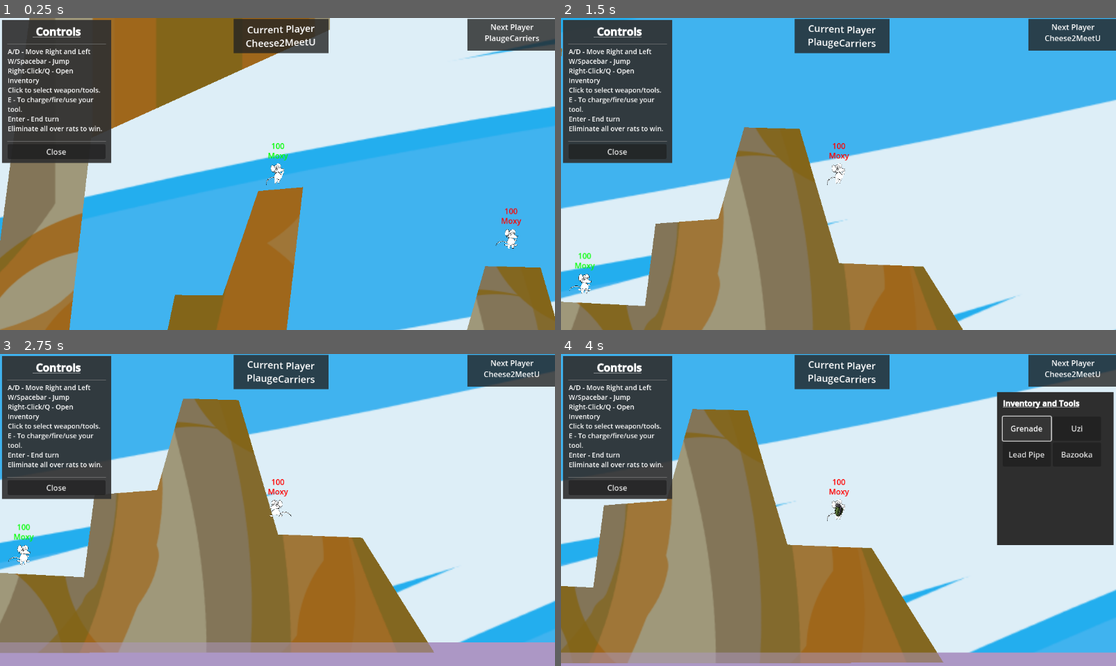
Above: before the commit, frames 1-4 (two rows, left to right).
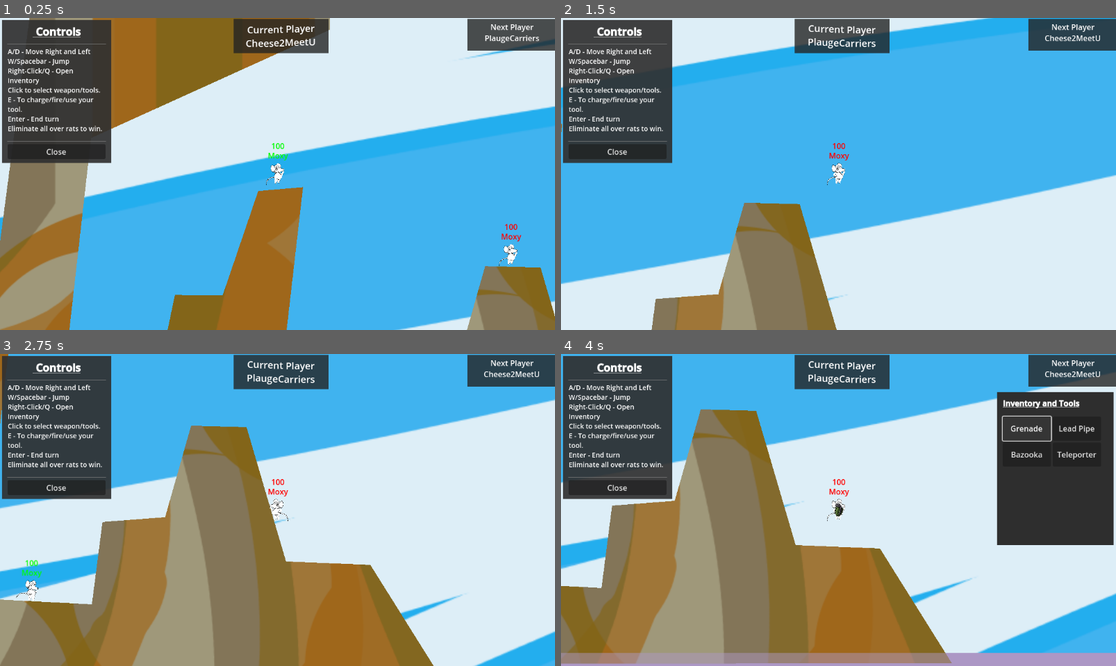
Above: after the commit, the same moments.

Repository: malceore/LD56
Game: Godot game, scene res://scenes/battle_ground/battle_ground.tscn
Two runs of this game, one before a commit and one after it. Both use one fixed random seed, a clock stepped at 60 frames per second and the inputs below.
Inputs (mouse positions are in pixels of both pictures, inside the frame that each line leads up to):
- Up to frame 1 (0.25 s): no input
- Up to frame 2 (1.5 s): tap Enter (Skip_Turn) at 0.5 s; move the mouse to (960, 158) at 0.52 s; hold E (Shoot) 0.53-1.28 s; hold D (Move_Right) from 0.53 s (still down); click (960, 158) at 0.67 s; tap Space (Jump) at 0.77, 0.8, 1.07, 1.35 s; move the mouse to (727, 189) at 1.27 s; click (727, 189) at 1.42 s
- Up to frame 3 (2.75 s): tap Space (Jump) at 1.52, 1.82, 2.3 s; tap E (Shoot) at 1.55 s; move the mouse to (333, 441) at 2.02 s; release D (Move_Right) at 2.03 s; hold A (Move_Left) from 2.03 s (still down); hold E (Shoot) from 2.03 s (still down); click (333, 441) at 2.17 s
- Up to frame 4 (4 s): move the mouse to (810, 572) at 2.77 s; release A (Move_Left) at 2.78 s; release E (Shoot) at 2.78 s; hold D (Move_Right) 2.78-3.5 s; tap Q at 2.85 s; click (810, 572) at 2.92 s; tap Space (Jump) at 3.02, 3.32 s; tap E (Shoot) at 3.05 s; click "Grenade" at 3.5 s

The runs differ from the first frame. In frame 1, 0.3% of the frame differs, in the area x 89-94%, y 60-80%; in frame 2, 43%, in the area x 0-100%, y 0-100%; in frame 3, 29%; in frame 4, 9.5%.

Commit message:
made terrain deformable, thanks out of date tutorial for my hair loss, added teleporter, removed uzi button.

Diff:
--- a/scenes/battle_ground/battle_ground.gd
+++ b/scenes/battle_ground/battle_ground.gd
@@ -70,7 +70,6 @@
 	var next_spawn_index = 0
 	for player in turn_handler.players:
 		for mouse in player.mice:
-			print_debug(mouse.name)
 			add_child(mouse)
 			mouse.position = spawn_points[next_spawn_index].position
 			next_spawn_index += 1
--- a/scenes/character/character.gd
+++ b/scenes/character/character.gd
@@ -25,7 +25,6 @@
 	if not dead:
 		health -= damage
 		health_label.text = labelBoilerplate + str(health)
-		print_debug("Ouchie!")
 		if health <= 0:
 			die()
 
@@ -64,29 +63,29 @@
 
 
 func _physics_process(delta):
-
-	if active and !dead:
+	if !dead:
 		if not is_on_floor():
 			velocity.y += gravity * delta
 			sprite_ap.play("jump")
 		else:
 			sprite_ap.play("idle")
 
-		# Handle Movement Controls
-		if Input.is_action_just_pressed("Jump") and is_on_floor():
-			velocity.y = JUMP_VELOCITY
-		var direction = Input.get_axis("Move_Left", "Move_Right")
-		if direction:
-			velocity.x = direction * SPEED
-		else:
-			velocity.x = move_toward(velocity.x, 0, SPEED)
+		if active:
+			# Handle Movement Controls
+			if Input.is_action_just_pressed("Jump") and is_on_floor():
+				velocity.y = JUMP_VELOCITY
+			var direction = Input.get_axis("Move_Left", "Move_Right")
+			if direction:
+				velocity.x = direction * SPEED
+			else:
+				velocity.x = move_toward(velocity.x, 0, SPEED)
 
-		# Handle Animation
-		if velocity.x != 0:
-			sprite_ap.play("scurry")
+			# Handle Animation
+			if velocity.x != 0:
+				sprite_ap.play("scurry")
 
-		if velocity.y != 0:
-			sprite_ap.play("jump")
+			if velocity.y != 0:
+				sprite_ap.play("jump")
 
 		# Handle Sprite Direction
 		if velocity.x < 0:
--- a/scenes/character/character.tscn
+++ b/scenes/character/character.tscn
@@ -43,3 +43,13 @@
 offset_bottom = -45.0
 bbcode_enabled = true
 text = "[center]Health"
+
+[node name="PowerGauge" type="ProgressBar" parent="."]
+visible = false
+modulate = Color(0.886275, 0.160784, 0.384314, 0.870588)
+offset_left = -33.0
+offset_top = -77.0
+offset_right = 33.0
+offset_bottom = -68.0
+max_value = 1.0
+show_percentage = false
--- a/scenes/game_summary/game_summary.gd
+++ b/scenes/game_summary/game_summary.gd
@@ -8,4 +8,5 @@
 
 func _on_button_pressed():
 	Globals.match_setup_data = {}
+	get_tree().paused = false
 	get_tree().change_scene_to_file("res://scenes/match_select_menu/match_select_menu.tscn")
--- a/scenes/inventory/inventory.gd
+++ b/scenes/inventory/inventory.gd
@@ -4,6 +4,7 @@
 const bazooka = preload("res://scenes/weapons/bazooka/bazooka.tscn")
 const uzi = preload("res://scenes/weapons/grenade/grenade.tscn")
 const lead_pipe = preload("res://scenes/weapons/grenade/grenade.tscn")
+const teleporter = preload("res://scenes/weapons/teleporter/teleporter.tscn")
 
 
 func _input(event):
@@ -21,3 +22,6 @@
 
 func _on_button_4_pressed():
 	get_parent().get_parent().active_character.change_weapon(bazooka.instantiate())
+
+func _on_button_5_pressed():
+	get_parent().get_parent().active_character.change_weapon(teleporter.instantiate())
--- a/scenes/inventory/inventory.tscn
+++ b/scenes/inventory/inventory.tscn
@@ -39,6 +39,7 @@
 text = "Grenade"
 
 [node name="Button2" type="Button" parent="MarginContainer/VBoxContainer/GridContainer"]
+visible = false
 custom_minimum_size = Vector2(100, 50)
 layout_mode = 2
 text = "Uzi"
@@ -53,5 +54,12 @@
 layout_mode = 2
 text = "Bazooka"
 
+[node name="Button5" type="Button" parent="MarginContainer/VBoxContainer/GridContainer"]
+custom_minimum_size = Vector2(100, 50)
+layout_mode = 2
+text = "Teleporter"
+
 [connection signal="pressed" from="MarginContainer/VBoxContainer/GridContainer/Button" to="." method="_on_button_pressed"]
 [connection signal="pressed" from="MarginContainer/VBoxContainer/GridContainer/Button4" to="." method="_on_button_4_pressed"]
+[connection signal="pressed" from="MarginContainer/VBoxContainer/GridContainer/Button5" to="." method="_on_button_4_pressed"]
+[connection signal="pressed" from="MarginContainer/VBoxContainer/GridContainer/Button5" to="." method="_on_button_5_pressed"]
--- a/scenes/terrian/terrian.gd
+++ b/scenes/terrian/terrian.gd
@@ -2,8 +2,16 @@
 
 
 @onready var spawn_points = $SpawnPoints.get_children()
+@onready var terrain_polygons = $StaticBody2D/Polygon2D
+@onready var graphic_polygons = $Polygon2D
 
 
 func _on_water_body_entered(body:Node2D):
 	if body.has_method("die"):
 		body.die()
+
+func clip(poly):
+	var offset_poly = Transform2D(0, poly.global_position) * poly.polygon
+	var res = Geometry2D.clip_polygons(terrain_polygons.polygon, offset_poly)
+	graphic_polygons.polygon = res[0]
+	terrain_polygons.set_deferred("polygon", res[0])
--- /dev/null
+++ b/scenes/test_clipping/cliptest.gd
@@ -0,0 +1,29 @@
+extends Node2D
+
+@onready var terrain_polygons = $StaticBody2D/Polygon2D
+@onready var graphic_polygons = $Polygon2D
+@onready var clipped_polygons = $ClippedPolygons
+
+func clip(poly):
+	# var offset_poly = Polygon2D.new()
+	# var new_values = []
+	# for point in poly.polygon:
+	# 	#print(point + poly.global_position)
+	# 	new_values.append(point + poly.global_position)
+	var offset_poly = Transform2D(0, poly.global_position) * poly.polygon
+	# print(poly.polygon)
+	# print(offset_poly)
+
+	# offset_poly.polygon = PackedVector2Array(new_values)
+	var res = Geometry2D.clip_polygons(graphic_polygons.polygon, offset_poly)
+	print(res[0])
+	print(graphic_polygons.polygon)
+	graphic_polygons.polygon = res[0]
+	terrain_polygons.set_deferred("polygon", res)
+
+
+func _on_button_pressed():
+	clip(clipped_polygons)
+
+func _on_button_2_pressed():
+	get_tree().reload_current_scene()
--- /dev/null
+++ b/scenes/test_clipping/cliptest.tscn
@@ -0,0 +1,43 @@
+[gd_scene load_steps=3 format=3 uid="uid://1jtw37ctkdpx"]
+
+[ext_resource type="Texture2D" uid="uid://bcfdng8yv6u8h" path="res://scenes/terrian/terrian_texture_3.png" id="1_bhn1i"]
+[ext_resource type="Script" path="res://scenes/test_clipping/cliptest.gd" id="1_cke0d"]
+
+[node name="Cliptest" type="Node2D"]
+script = ExtResource("1_cke0d")
+
+[node name="StaticBody2D" type="StaticBody2D" parent="."]
+collision_layer = 3
+collision_mask = 3
+
+[node name="Polygon2D" type="CollisionPolygon2D" parent="StaticBody2D"]
+polygon = PackedVector2Array(-437, 662, -344, 180, -246, 188, -215, 357, -22, 192, 118, 188, -157, 561, 89, 544, 296, 536, 432, 379, 365, 97, 454, 90, 538, -549, 784, -592, 877, -439, 1140, -418, 1140, -359, 644, -134, 573, 494, 758, 481, 818, 192, 917.027, 193.104, 991, -24, 1084, -32, 1024, 491, 1256, 503, 1278, 332, 1408, 322, 1462, 132, 1577, 135, 1659, 414, 1834, 421, 1983, 659)
+
+[node name="Polygon2D" type="Polygon2D" parent="."]
+texture = ExtResource("1_bhn1i")
+texture_scale = Vector2(0.5, 0.5)
+polygon = PackedVector2Array(-437, 662, -344, 180, -246, 188, -215, 357, -22, 192, 118, 188, -157, 561, 89, 544, 296, 536, 432, 379, 365, 97, 454, 90, 538, -549, 784, -592, 877, -439, 1140, -418, 1140, -359, 644, -134, 573, 494, 758, 481, 818, 192, 917.027, 193.104, 991, -24, 1084, -32, 1024, 491, 1256, 503, 1278, 332, 1408, 322, 1462, 132, 1577, 135, 1659, 414, 1834, 421, 1983, 659)
+
+[node name="ClippedPolygons" type="Polygon2D" parent="."]
+visible = false
+position = Vector2(-16, 11)
+polygon = PackedVector2Array(545, 267, 656, 196, 707, 325, 538, 378)
+
+[node name="Button" type="Button" parent="."]
+offset_left = 282.0
+offset_top = 539.0
+offset_right = 609.0
+offset_bottom = 596.0
+text = "Clip"
+
+[node name="Button2" type="Button" parent="."]
+offset_left = 656.0
+offset_top = 537.0
+offset_right = 983.0
+offset_bottom = 594.0
+text = "Reset
+"
+
+[connection signal="pressed" from="Button" to="." method="_on_button_pressed"]
+[connection signal="pressed" from="Button2" to="." method="_on_button_pressed"]
+[connection signal="pressed" from="Button2" to="." method="_on_button_2_pressed"]
--- a/scenes/weapons/bazooka/bazooka.gd
+++ b/scenes/weapons/bazooka/bazooka.gd
@@ -1,6 +1,9 @@
 extends Weapon
 
+@onready var power_gauge= get_parent().get_node("PowerGauge")
+
 var projectile = preload("res://scenes/weapons/missle/missle.tscn")
+
 
 func _ready():
 	speed_ramp = 250
@@ -15,8 +18,12 @@
 		if hold_time < 3.0:
 			speed += speed_ramp
 		hold_time += delta
+		power_gauge.value += delta
+		power_gauge.visible = true
 	elif Input.is_action_just_released("Shoot"):
 		fire()
+		power_gauge.value = 0
+		power_gauge.visible = false
 
 
 func fire():
--- a/scenes/weapons/grenade/grenade.gd
+++ b/scenes/weapons/grenade/grenade.gd
@@ -1,7 +1,9 @@
 extends Weapon
 
+@onready var power_gauge= get_parent().get_node("PowerGauge")
 
 var projectile = preload("res://scenes/weapons/grenade/grenade.tscn")
+var explosion_force = 4500
 
 
 func _ready():
@@ -12,24 +14,35 @@
 func process(delta):
 	if !fired:
 		look_at(get_global_mouse_position())
+
 	if Input.is_action_pressed("Shoot"):
-		if hold_time < 2.0:
+		if hold_time < 1.5:
 			speed += speed_ramp
 		hold_time += delta
+		power_gauge.value += delta
+		power_gauge.visible = true
+
 	elif Input.is_action_just_released("Shoot"):
 		fire()
+		power_gauge.value = 0
+		power_gauge.visible = false
 
 
 func _on_timer_timeout():
 	$Explosion.emitting = true
 	await $Explosion.finished
 	#$Explosion.reparent(get_tree().get_root())
-
-	print_debug("explosion!!!")
 	var bodies_in_blast_radius = $BlastRadius.get_overlapping_bodies()
 	for affected_body in bodies_in_blast_radius:
+		#print_debug(affected_body)
+		if affected_body.get_parent().has_method("clip"):
+			affected_body.get_parent().clip($BlastRadius/CollisionPolygon2D)
 		if affected_body.has_method("take_damage"):
 			affected_body.take_damage(damage)
+		if affected_body is CharacterBody2D:
+			var direction = (affected_body.get_global_position() - global_position).normalized()
+			var distance_factor = get_global_position().distance_to(affected_body.get_global_position()) / 9
+			affected_body.velocity += direction * (explosion_force / distance_factor)
 	die()
 
 
--- a/scenes/weapons/missle/missle.gd
+++ b/scenes/weapons/missle/missle.gd
@@ -1,6 +1,7 @@
 extends RigidBody2D
 
 var damage = 25
+var explosion_force = 2500
 
 
 func fire():
@@ -12,14 +13,20 @@
 
 
 func _on_body_entered(body:Node):
+	$CollisionShape2D.disabled = true
 	$Explosion.emitting = true
-	await $Explosion.finished
-	# $Explosion.reparent(get_tree().get_root())
 	print_debug("BOOOOM!")
 	var bodies_in_blast_radius = $BlastRadius.get_overlapping_bodies()
 	for affected_body in bodies_in_blast_radius:
+		if affected_body.get_parent().has_method("clip"):
+			affected_body.get_parent().clip($BlastRadius/CollisionPolygon2D)
 		if affected_body.has_method("take_damage"):
 			affected_body.take_damage(damage)
+		if affected_body is CharacterBody2D:
+			var direction = (affected_body.get_global_position() - global_position).normalized()
+			var distance_factor = get_global_position().distance_to(affected_body.get_global_position()) / 9
+			affected_body.velocity += direction * (explosion_force / distance_factor)
+	await $Explosion.finished
 	die()
 
 
--- a/scenes/weapons/missle/missle.tscn
+++ b/scenes/weapons/missle/missle.tscn
@@ -5,8 +5,8 @@
 [ext_resource type="PackedScene" uid="uid://46odjt2ofdhg" path="res://scenes/weapons/explosion_particle/explosion.tscn" id="2_sur2l"]
 
 [sub_resource type="CapsuleShape2D" id="CapsuleShape2D_48r2m"]
-radius = 3.99999
-height = 33.9999
+radius = 2.99999
+height = 26.0038
 
 [node name="Missle" type="RigidBody2D"]
 collision_layer = 2
@@ -37,7 +37,7 @@
 [node name="CollisionPolygon2D" type="CollisionPolygon2D" parent="BlastRadius"]
 position = Vector2(-0.356342, 1.19422)
 scale = Vector2(0.712687, 0.694237)
-polygon = PackedVector2Array(-71, -148, -140, -89, -167, 2, -149, 80, -89, 142, 2, 166, 90, 139, 143, 85, 168, -1, 142, -87, 93, -139, 2, -168)
+polygon = PackedVector2Array(-40.1911, -29.0884, -54.2225, -3.16062, -41.5942, 27.0884, 1.90314, 48.6949, 45.4005, 67.4205, 128.186, -1.72019, 45.4005, -65.0991, 1.90314, -49.2544)
 
 [node name="Explosion" parent="." instance=ExtResource("2_sur2l")]
 
--- /dev/null
+++ b/scenes/weapons/teleporter/teleporter.gd
@@ -0,0 +1,22 @@
+extends Weapon
+
+
+func process(delta):
+	look_at(get_global_mouse_position())
+
+
+func teleport():
+	$CPUParticles2D.emitting = true
+	position = get_global_mouse_position()
+	get_parent().position = get_global_mouse_position()
+	await $CPUParticles2D.finished
+	get_parent().event_bus.emit(get_parent(), "weapon_fired")
+	fired = true
+	current_ammo -= 1
+	queue_free()
+
+
+func input(event):
+	if event is InputEventKey:
+		if event.pressed and event.keycode == KEY_E:
+			teleport()
--- /dev/null
+++ b/scenes/weapons/teleporter/teleporter.tscn
@@ -0,0 +1,26 @@
+[gd_scene load_steps=2 format=3 uid="uid://ltvxt4qkuqdv"]
+
+[ext_resource type="Script" path="res://scenes/weapons/teleporter/teleporter.gd" id="1_hsfnq"]
+
+[node name="Teleporter" type="RigidBody2D"]
+script = ExtResource("1_hsfnq")
+
+[node name="ColorRect" type="ColorRect" parent="."]
+offset_left = -7.0
+offset_top = -13.0
+offset_right = 6.0
+offset_bottom = 12.0
+color = Color(0.196135, 0.180147, 0.171596, 1)
+
+[node name="CPUParticles2D" type="CPUParticles2D" parent="."]
+position = Vector2(0, -103)
+emitting = false
+lifetime = 0.6
+one_shot = true
+explosiveness = 0.03
+randomness = 0.04
+scale_amount_min = 52.28
+scale_amount_max = 89.61
+color = Color(0.679485, 0.530997, 0.898724, 1)
+hue_variation_min = -0.36
+hue_variation_max = 0.58
